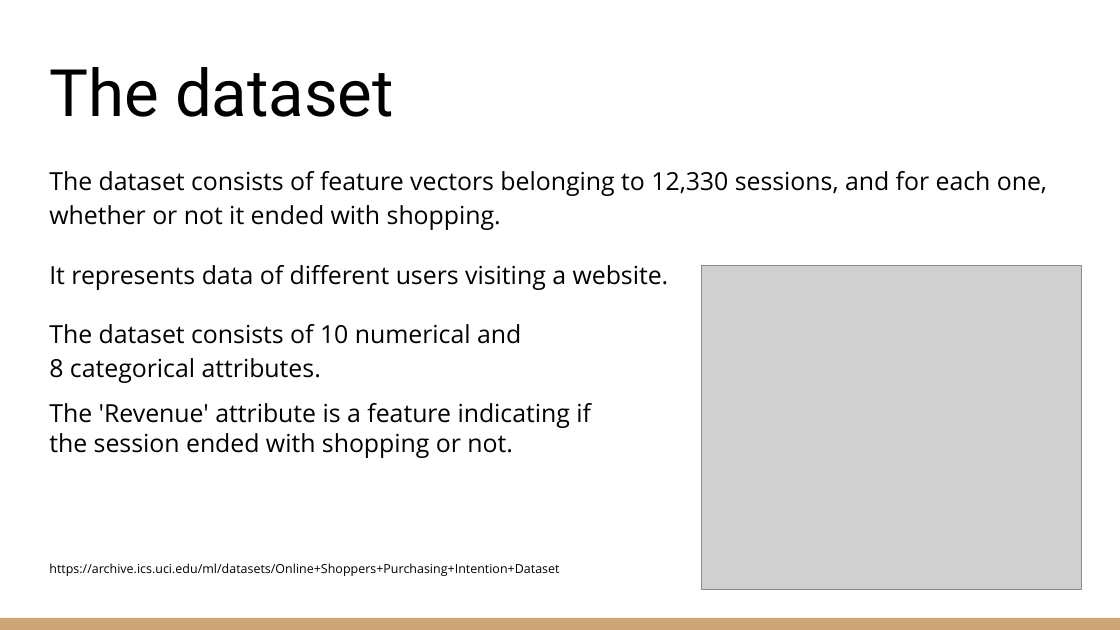
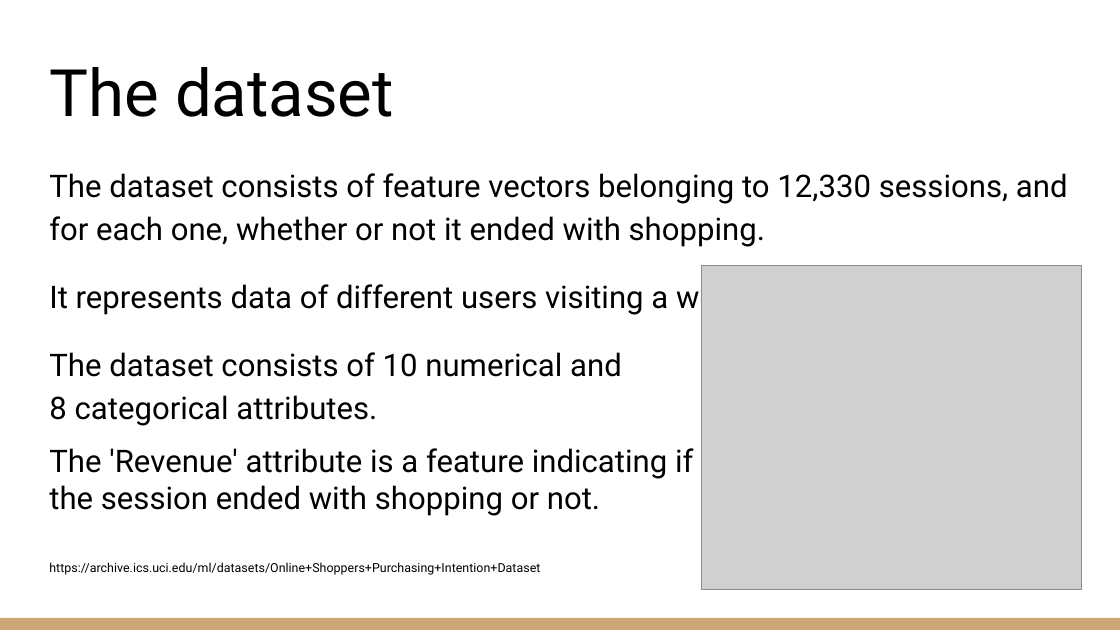
Before and after one commit to antoinethl/Data-analysis-purchasing-intention, a slide deck: slide 3 of Python for data analysis.pptx. Drawn at 1120x630 pixels with LibreOffice and Linux fonts; fonts in the diff are those of the drawing; grey boxes stand for pictures. Boxes give left, top, right and bottom in pixels: in the first picture for what was removed or moved away, otherwise in the second. Text is boxed around its words. In the diff, an @@ line names an element or a change of style, - is before the commit and + after.

Commit message:
python data analysis

```diff
--- a/Python for data analysis.pptx
+++ b/Python for data analysis.pptx
@@ text "The dataset consists of feature ..." at bbox=[49, 173, 1068, 575]: size 16 to 20 pt in "The dataset consists of feature vectors belonging ...", "It represents data of different users visiting ...", "The dataset consists of 10 numerical and", "8 categorical attributes." and 2 more places; font Open Sans to Roboto @@
```
Also in this commit, not shown: 7 other slides changed.
